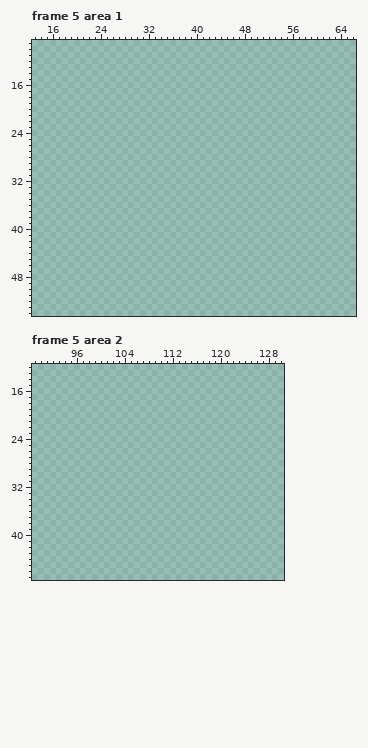
Two states of a pixel-art file, Aseprite/Background pallete.aseprite. That is the earlier state.
480x480 pixels, 6 frames. Shown: frame 5 area 1: x 13..66, y 9..54; frame 5 area 2: x 89..130, y 12..47. The commit also changed other frames or places, which this record leaves out.
And afterwards:
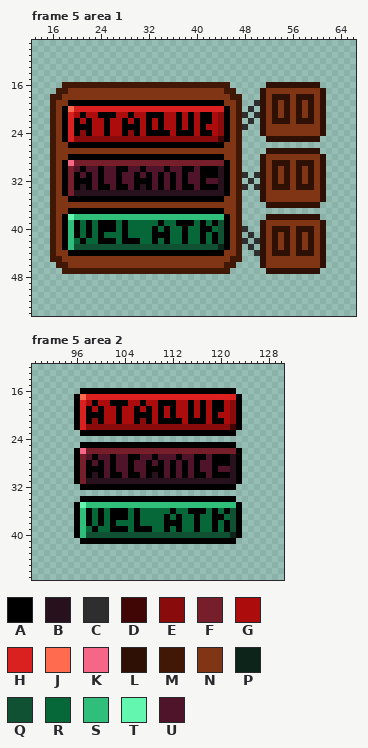
Palette (. is transparent): A #000000  B #26111c  C #2e2e2e  D #400505  E #890b0b  F #771e2b  G #ad0c0c  H #db2020  J #ff6b4e  K #f66687  L #2e1104  M #401805  N #803614  P #0c2419  Q #0f5132  R #066839  S #30bf7b  T #62f6af  U #50142a
Commit message: menu de melhoria
Edits made:
Frame 5 area 1, layer "Layer 4":
y 16: x 18..45 ............................ -> MMMMMMMMMMMMMMMMMMMMMMMMMMMM; x 52..60 ......... -> LLLLLLLLL
y 17: x 17..46 .............................. -> MMNNNNNNNNNNNNNNNNNNNNNNNNNNMM; x 51..61 ........... -> LNNNNNNNNNL
y 18: x 16..47 ................................ -> MMNNNNNNNNNNNNNNNNNNNNNNNNNNNNMM; x 51..61 ........... -> LNLLLNLLLNL
y 19: x 16..47 ................................ -> MNNAAAAAAAAAAAAAAAAAAAAAAAAAANNM; x 50..61 ............ -> CLNLNLNLNLNL
y 20: x 16..47 ................................ -> MNAJHHHHHHHHHHHHHHHHHHHHHHHHHANM; x 49 . -> C; x 51..61 ........... -> LNLNLNLNLNL
y 21: x 16..48 ................................. -> MNAHGAGGAAAGGAGGAAAGGAGAGAAGEANMC; x 50..61 ............ -> CLNLNLNLNLNL
y 22: x 16..47 ................................ -> MNAHAGAGGAGGAGAGAGAGGAGAGAAGEANM; x 49 . -> C; x 51..61 ........... -> LNLLLNLLLNL
y 23: x 16..48 ................................. -> MNAHAAAGGAGGAAAGAGAGGAGAGAGGEANMC; x 51..61 ........... -> LNNNNNNNNNL
y 24: x 16..47 ................................ -> MNAHAEAGGAGGAEAGAAAAGAAAGAAGEANM; x 51..61 ........... -> LNNNNNNNNNL
y 25: x 16..47 ................................ -> MNAHEEEEEEEEEEEEEEEEEEEEEEEEDANM; x 52..60 ......... -> LLLLLLLLL
y 26: x 16..47 ................................ -> MNNAAAAAAAAAAAAAAAAAAAAAAAAAANNM
y 27: x 16..47 ................................ -> MNNNNNNNNNNNNNNNNNNNNNNNNNNNNNNM; x 52..60 ......... -> LLLLLLLLL
y 28: x 16..47 ................................ -> MNNAAAAAAAAAAAAAAAAAAAAAAAAAANNM; x 51..61 ........... -> LNNNNNNNNNL
y 29: x 16..47 ................................ -> MNAKFFFFFFFFFFFFFFFFFFFFFFFFFANM; x 51..61 ........... -> LNLLLNLLLNL
y 30: x 16..47 ................................ -> MNAFUAUUAUUAAUUAUUUAUUAAUAAABANM; x 51..61 ........... -> LNLNLNLNLNL
y 31: x 16..48 ................................. -> MNAFAUAUAUUAUUAUAUAUAUAUUAAABANMC; x 50..61 ............ -> CLNLNLNLNLNL
y 32: x 16..47 ................................ -> MNAFAAAUAUUAUUAAAUAUAUAUUAUUBANM; x 49 . -> C; x 51..61 ........... -> LNLNLNLNLNL
y 33: x 16..48 ................................. -> MNAFABAUAAUAAUABAUAUAUAAUAAABANMC; x 50..61 ............ -> CLNLLLNLLLNL
y 34: x 16..47 ................................ -> MNAFBBBBBBBBBBBBBBBBBBBBBBBBBANM; x 51..61 ........... -> LNNNNNNNNNL
y 35: x 16..47 ................................ -> MNNAAAAAAAAAAAAAAAAAAAAAAAAAANNM; x 51..61 ........... -> LNNNNNNNNNL
y 36: x 16..47 ................................ -> MNNNNNNNNNNNNNNNNNNNNNNNNNNNNNNM; x 52..60 ......... -> LLLLLLLLL
y 37: x 16..47 ................................ -> MNNAAAAAAAAAAAAAAAAAAAAAAAAAANNM
y 38: x 16..47 ................................ -> MNATSSSSSSSSSSSSSSSSSSSSSSSSSANM; x 52..60 ......... -> LLLLLLLLL
y 39: x 16..47 ................................ -> MNASARARAAARARRRRRARRAAARARAQANM; x 51..61 ........... -> LNNNNNNNNNL
y 40: x 16..48 ................................. -> MNASARARAAARARRRRARARRARRAARQANMC; x 51..61 ........... -> LNLLLNLLLNL
y 41: x 16..47 ................................ -> MNASARARARRRARRRRAAARRARRARAQANM; x 49 . -> C; x 51..61 ........... -> LNLNLNLNLNL
y 42: x 16..48 ................................. -> MNASRARRAAARAAARRARARRARRARAQANMC; x 50..61 ............ -> CLNLNLNLNLNL
y 43: x 16..47 ................................ -> MNASQQQQQQQQQQQQQQQQQQQQQQQQPANM; x 49 . -> C; x 51..61 ........... -> LNLNLNLNLNL
y 44: x 16..47 ................................ -> MNNAAAAAAAAAAAAAAAAAAAAAAAAAANNM; x 50..61 ............ -> CLNLLLNLLLNL
y 45: x 16..47 ................................ -> MMNNNNNNNNNNNNNNNNNNNNNNNNNNNNMM; x 51..61 ........... -> LNNNNNNNNNL
y 46: x 17..46 .............................. -> MMNNNNNNNNNNNNNNNNNNNNNNNNNNMM; x 51..61 ........... -> LNNNNNNNNNL
y 47: x 18..45 ............................ -> MMMMMMMMMMMMMMMMMMMMMMMMMMMM; x 52..60 ......... -> LLLLLLLLL
Frame 5 area 2, layer "Layer 4":
y 16: x 97..122 .......................... -> AAAAAAAAAAAAAAAAAAAAAAAAAA
y 17: x 96..123 ............................ -> AJHHHHHHHHHHHHHHHHHHHHHHHHHA
y 18: x 96..123 ............................ -> AHGAGGAAAGGAGGAAAGGAGAGAAGEA
y 19: x 96..123 ............................ -> AHAGAGGAGGAGAGAGAGGAGAGAAGEA
y 20: x 96..123 ............................ -> AHAAAGGAGGAAAGAGAGGAGAGAGGEA
y 21: x 96..123 ............................ -> AHAEAGGAGGAEAGAAAAGAAAGAAGEA
y 22: x 96..123 ............................ -> AHEEEEEEEEEEEEEEEEEEEEEEEEDA
y 23: x 97..122 .......................... -> AAAAAAAAAAAAAAAAAAAAAAAAAA
y 25: x 97..122 .......................... -> AAAAAAAAAAAAAAAAAAAAAAAAAA
y 26: x 96..123 ............................ -> AKFFFFFFFFFFFFFFFFFFFFFFFFFA
y 27: x 96..123 ............................ -> AFUAUUAUUAAUUAUUUAUUAAUAAABA
y 28: x 96..123 ............................ -> AFAUAUAUUAUUAUAUAUAUAUUAAABA
y 29: x 96..123 ............................ -> AFAAAUAUUAUUAAAUAUAUAUUAUUBA
y 30: x 96..123 ............................ -> AFABAUAAUAAUABAUAUAUAAUAAABA
y 31: x 96..123 ............................ -> AFBBBBBBBBBBBBBBBBBBBBBBBBBA
y 32: x 97..122 .......................... -> AAAAAAAAAAAAAAAAAAAAAAAAAA
y 34: x 97..122 .......................... -> AAAAAAAAAAAAAAAAAAAAAAAAAA
y 35: x 96..123 ............................ -> ATSSSSSSSSSSSSSSSSSSSSSSSSSA
y 36: x 96..123 ............................ -> ASARARAAARARRRRRARRAAARARAQA
y 37: x 96..123 ............................ -> ASARARAAARARRRRARARRARRAARQA
y 38: x 96..123 ............................ -> ASARARARRRARRRRAAARRARRARAQA
y 39: x 96..123 ............................ -> ASRARRAAARAAARRARARRARRARAQA
y 40: x 96..123 ............................ -> ASQQQQQQQQQQQQQQQQQQQQQQQQPA
y 41: x 97..122 .......................... -> AAAAAAAAAAAAAAAAAAAAAAAAAA
Where, in picture pixels (left, top, right, bottom), the same in both pictures:
added: (50, 82, 326, 274)
added: (74, 388, 242, 544)
